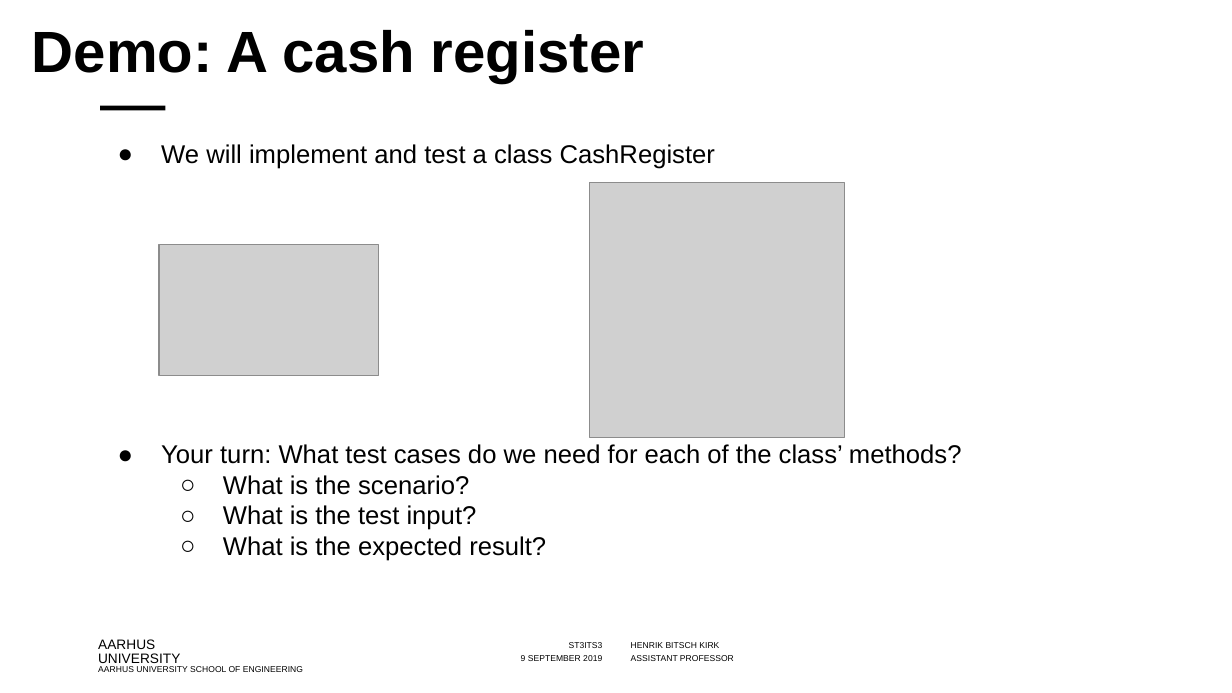
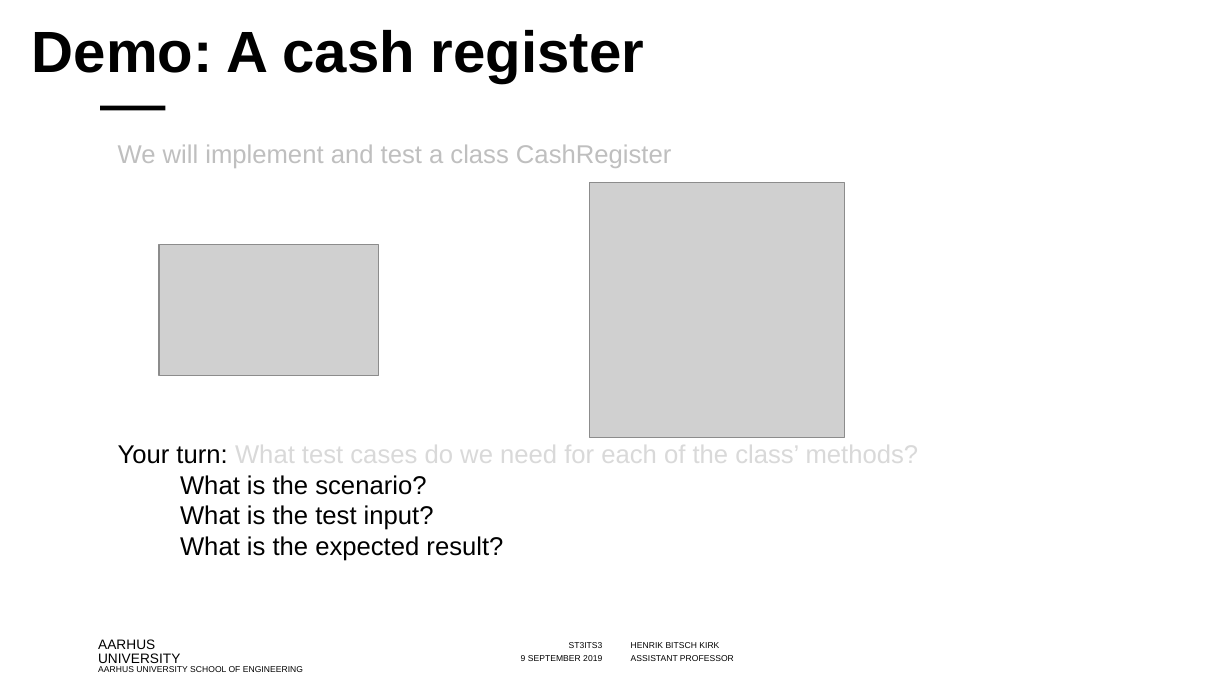
Before and after one commit to codesmurf/st3its3_teaching, a slide deck: slide 10 of 03 Unit Tests/03 Introduction to Unit Tests.pptx (slide 8 before the commit). Drawn at 1232x693 pixels with LibreOffice and Linux fonts; fonts in the diff are those of the drawing; grey boxes stand for pictures; background and template pictures are left out. Boxes give left, top, right and bottom in pixels: in the first picture for what was removed or moved away, otherwise in the second. Text is boxed around its words. In the diff, an @@ line names an element or a change of style, - is before the commit and + after.

```diff
--- a/03 Unit Tests/03 Introduction to Unit Tests.pptx
+++ b/03 Unit Tests/03 Introduction to Unit Tests.pptx
@@ text "We will implement and test ..." at (118,145,671,168): text colour #000000 to #BFBFBF; bullet ● to none @@
@@ text "Your turn: What test cases ..." at (118,441,919,561): text colour #000000 to #D9D9D9 in "What test cases do we need for ..."; bullet ● to none; bullet ○ to none @@
```
Also in this commit, not shown: 11 other slides changed, 16 slides added, 3 slides removed, 42 other files.
